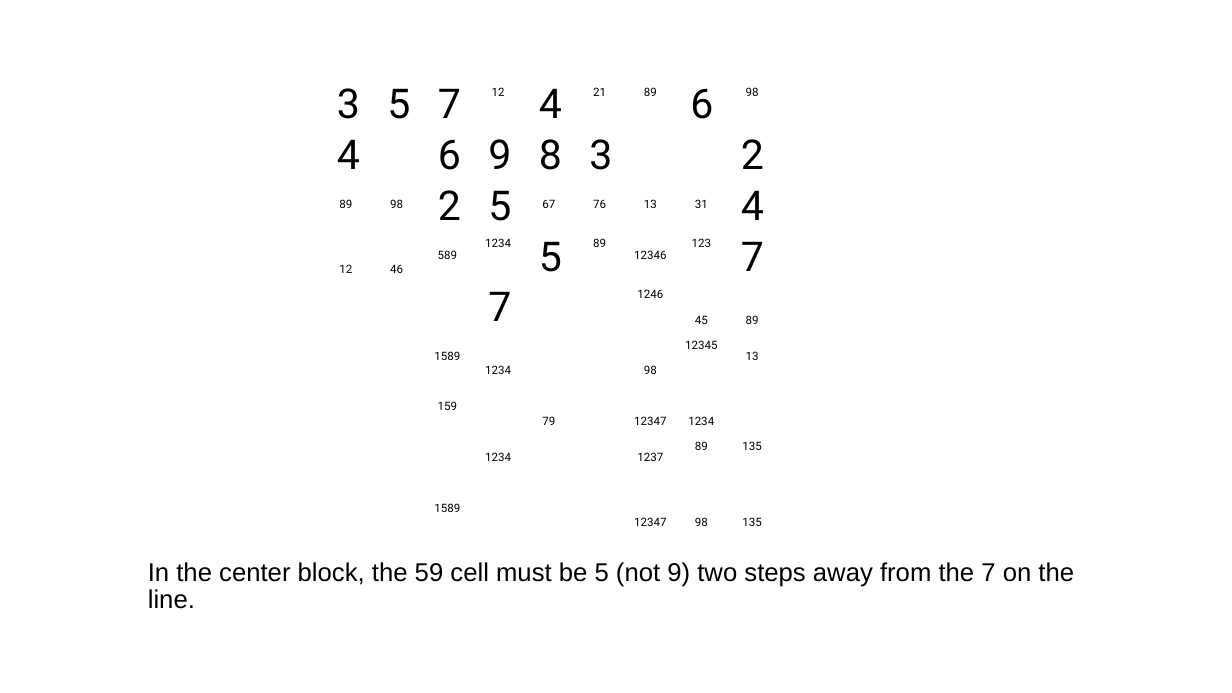
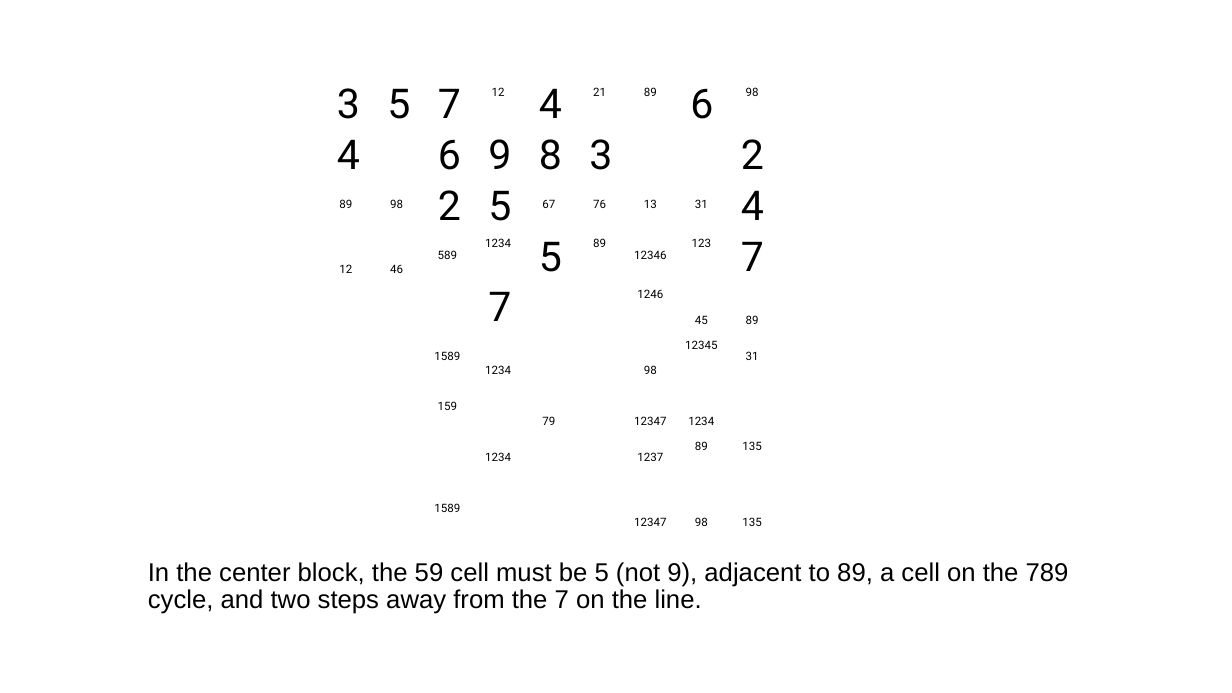
Before and after one commit to jhardis/WSJ_Number_Puzzles, a slide deck: slide 28 of 20260808_2.pptx (slide 27 before the commit). Drawn at 1232x693 pixels with LibreOffice and Linux fonts; fonts in the diff are those of the drawing; background and template pictures are left out. Boxes give left, top, right and bottom in pixels: in the first picture for what was removed or moved away, otherwise in the second. Text is boxed around its words. In the diff, an @@ line names an element or a change of style, - is before the commit and + after.

```diff
--- a/20260808_2.pptx
+++ b/20260808_2.pptx
@@ text at [746,351,759,360]: text changed @@
-13
+31
@@ text at [148,562,1069,614]: text changed @@
-In the center block, the 59 cell must be 5 (not 9) two steps away from the 7 on the line.
+In the center block, the 59 cell must be 5 (not 9), adjacent to 89, a cell on the 789 cycle, and two steps away from the 7 on the line.
```
Also in this commit, not shown: 40 other slides changed, 5 slides added, 4 slides removed.
